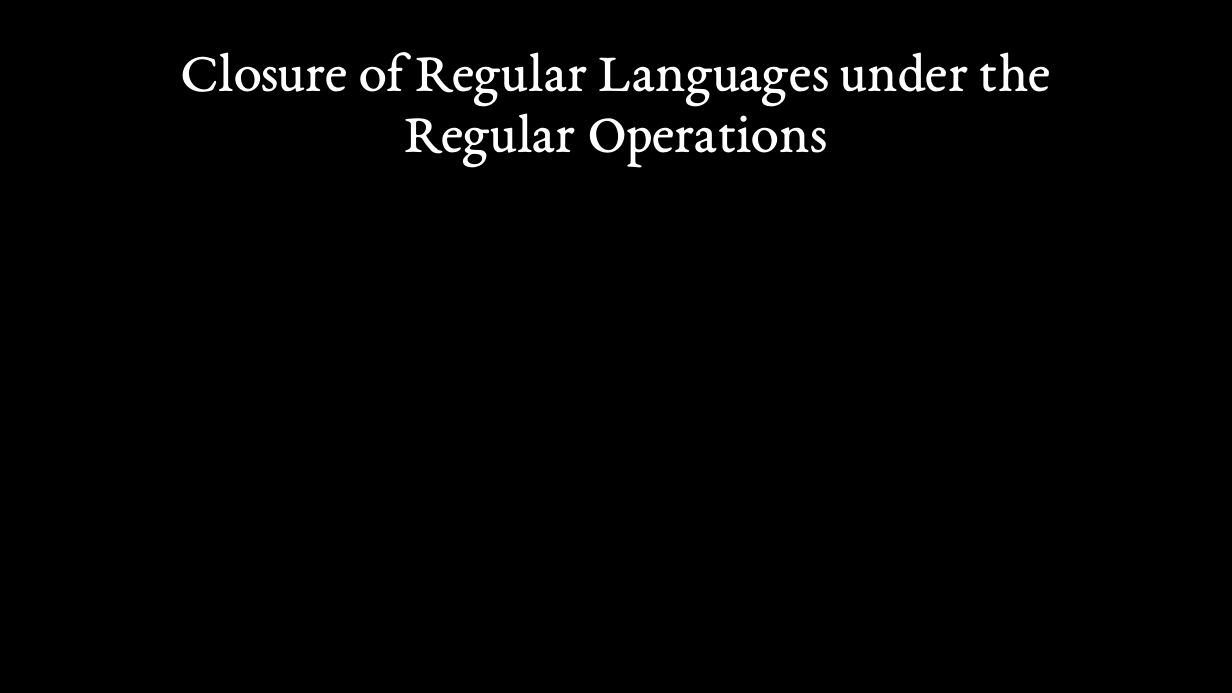
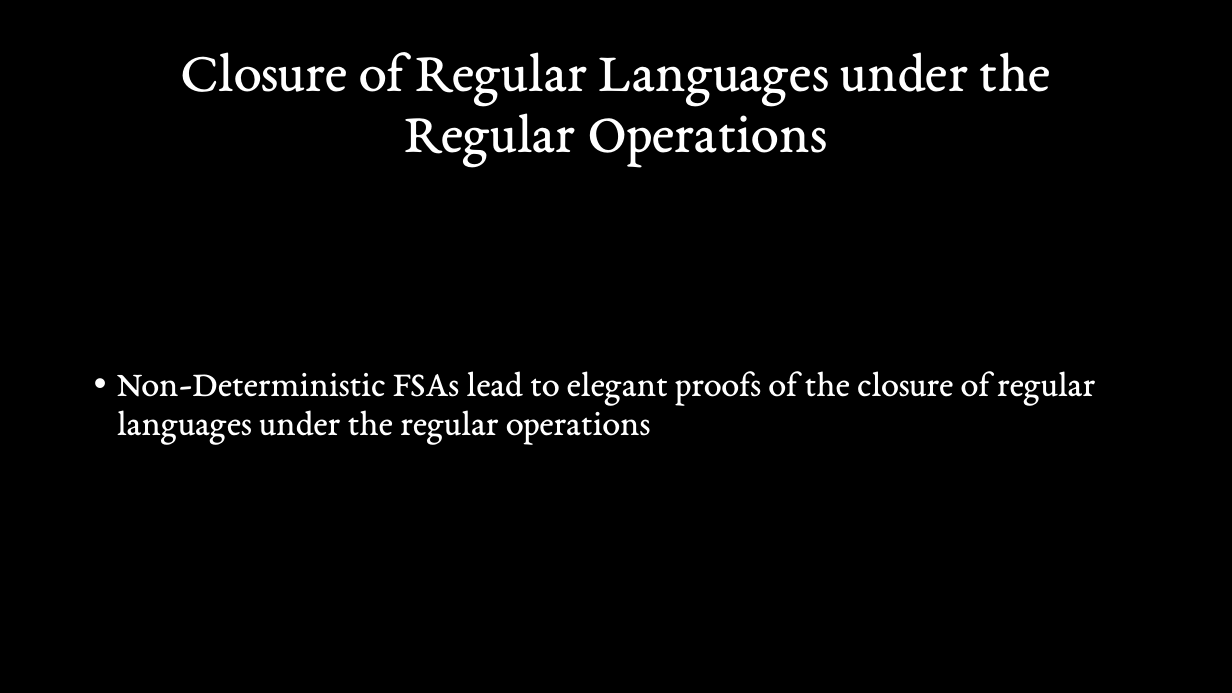
Before and after one commit to Stirling-USCC/state-machines-workshop, a slide deck: slide 36 of Presentation.pptx (slide 26 before the commit). Drawn at 1232x693 pixels with LibreOffice and Linux fonts; fonts in the diff are those of the drawing. Boxes give left, top, right and bottom in pixels: in the first picture for what was removed or moved away, otherwise in the second. Text is boxed around its words. In the diff, an @@ line names an element or a change of style, - is before the commit and + after.

Commit message:
Update Presentation.ppt

```diff
--- a/Presentation.pptx
+++ b/Presentation.pptx
@@ text added at [117, 371, 1095, 444], 28 pt, text #FFFFFF @@
+• Non-Deterministic FSAs lead to elegant proofs of the closure of regular languages under the regular operations
```
Also in this commit, not shown: 12 other slides changed, 19 slides added, 4 slides removed.
